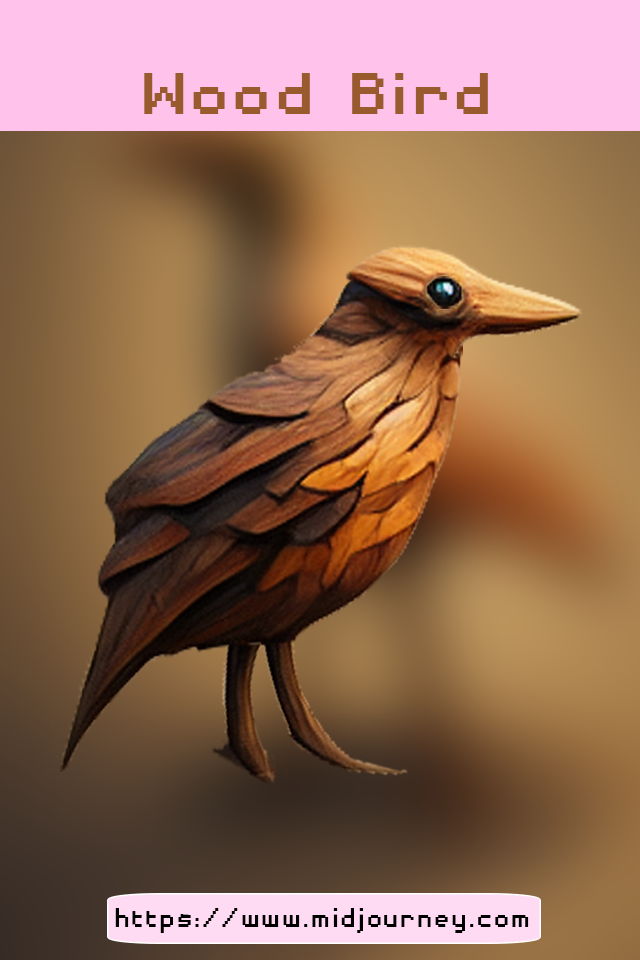
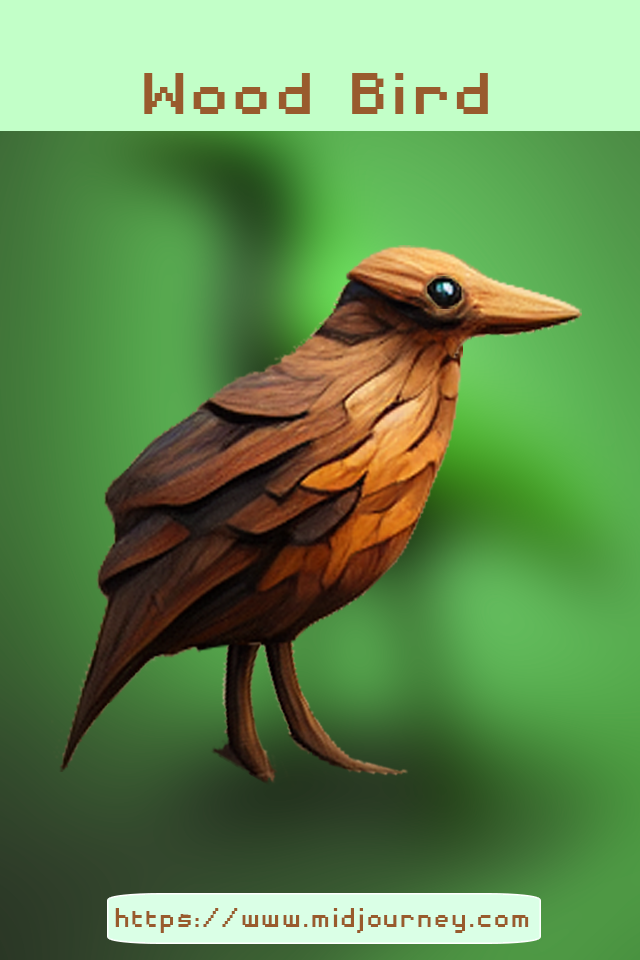
Layered file, before and after one edit (640 × 960). Changes by layer:
painted on "https://www.midjourney.com" over [115, 908, 529, 933]
painted on "link scale=1x1.1x0.1x0x1" over [108, 894, 540, 943]
painted on "Layer 1" over [0, 0, 640, 131]
painted on "Layer 2" over [0, 0, 640, 960]
